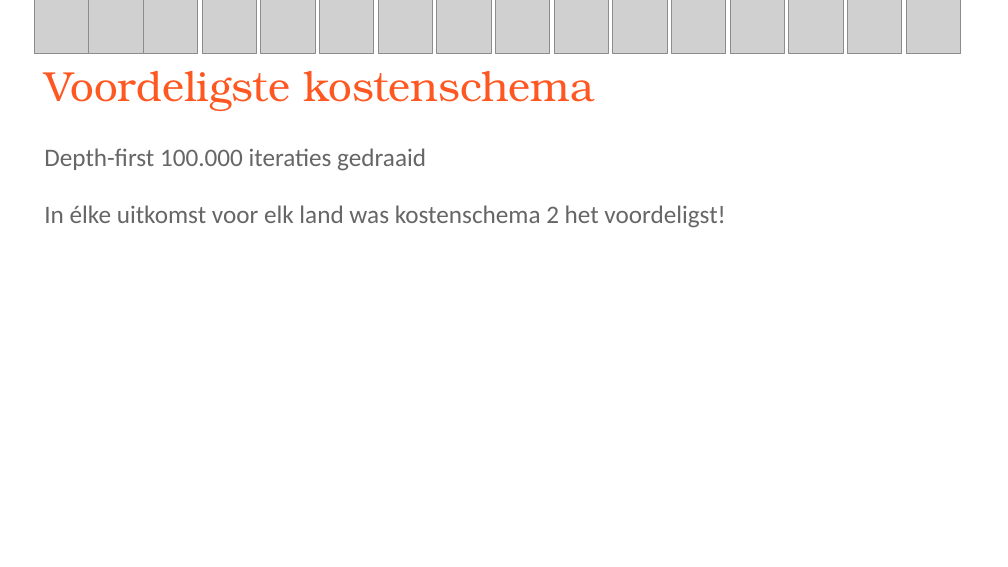
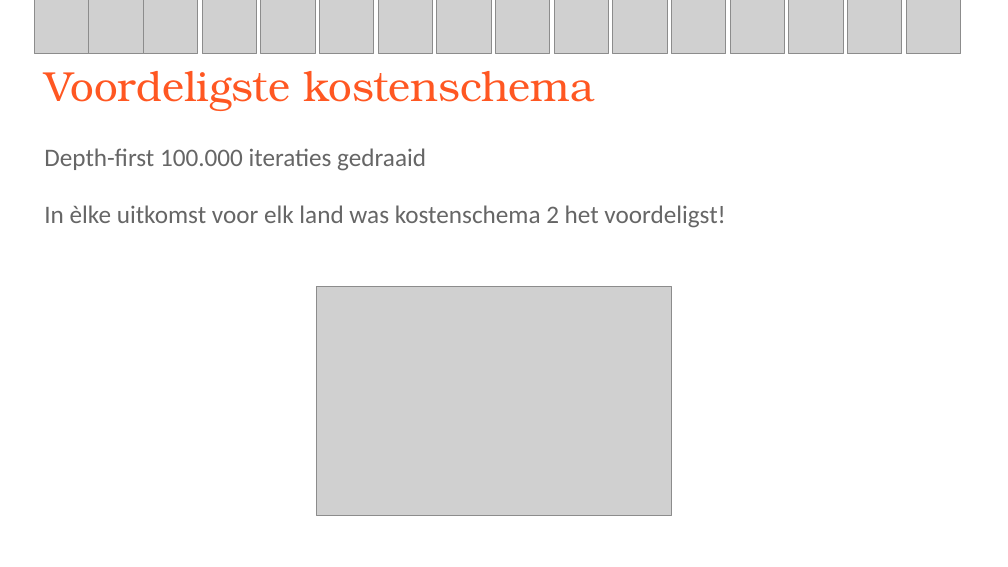
Before and after one commit to HDGizzle/Heuristieken, a slide deck: slide 21 of Radio Russia final.pptx (slide 18 before the commit). Drawn at 1008x567 pixels with LibreOffice and Linux fonts; fonts in the diff are those of the drawing; grey boxes stand for pictures. Boxes give left, top, right and bottom in pixels: in the first picture for what was removed or moved away, otherwise in the second. Text is boxed around its words. In the diff, an @@ line names an element or a change of style, - is before the commit and + after.

```diff
--- a/Radio Russia final.pptx
+++ b/Radio Russia final.pptx
@@ text at [44,205,725,228]: text changed @@
-In élke uitkomst voor elk land was kostenschema 2 het voordeligst!
+In èlke uitkomst voor elk land was kostenschema 2 het voordeligst!
@@ picture added at [317,286,672,516] @@
```
Also in this commit, not shown: 14 other slides changed, 36 slides added.
